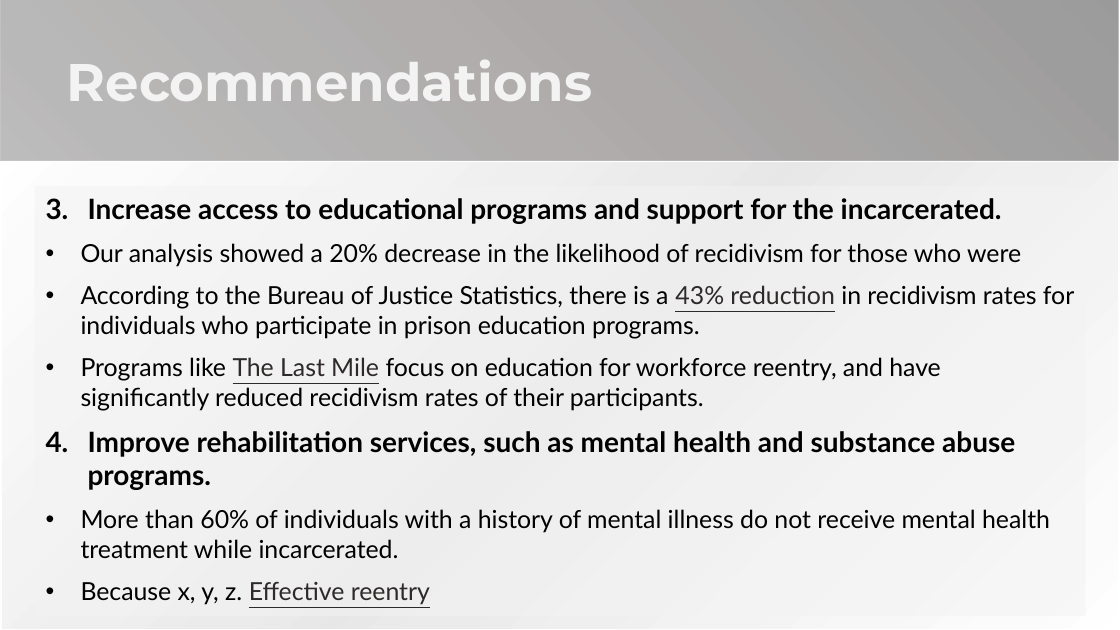
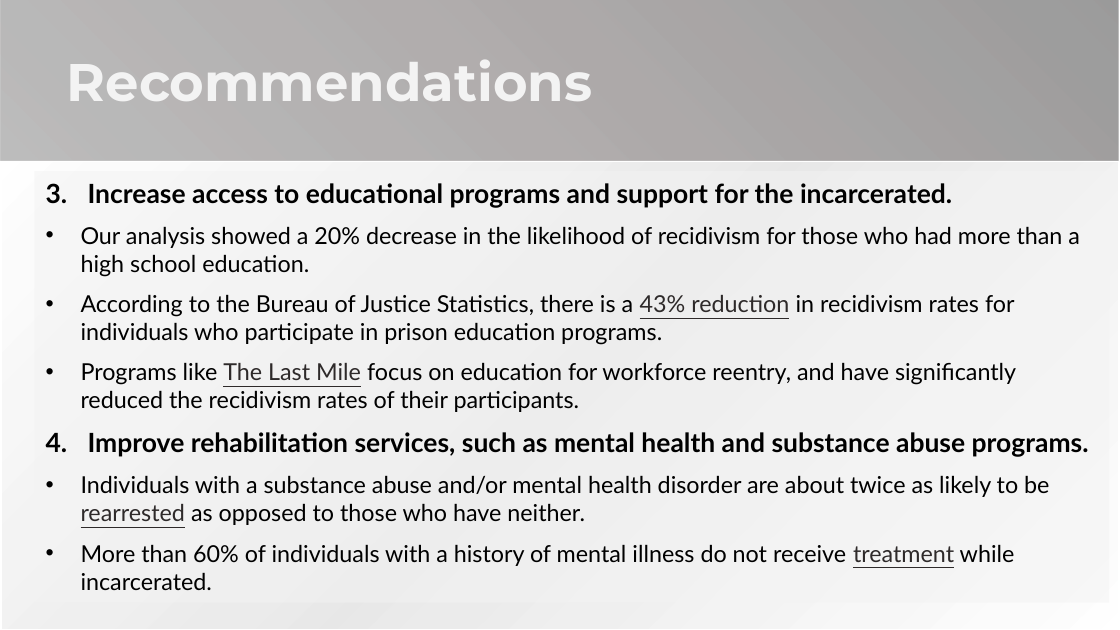
Before and after one commit to ga-dsi-822-group4/recidivism, a slide deck: slide 21 of presentation/Recidivism.pptx. Drawn at 1120x630 pixels with LibreOffice and Linux fonts; fonts in the diff are those of the drawing; background and template pictures are left out. Boxes give left, top, right and bottom in pixels: in the first picture for what was removed or moved away, otherwise in the second. Text is boxed around its words. In the diff, an @@ line names an element or a change of style, - is before the commit and + after.

Commit message:
Presentation Updates

```diff
--- a/presentation/Recidivism.pptx
+++ b/presentation/Recidivism.pptx
@@ text "Increase access to educational programs ...": place and size @@
-text "Increase access to educational programs ..." at box(81, 198, 1074, 605)
+text "Increase access to educational programs ..." at box(81, 183, 1089, 590)
@@ text at box(81, 183, 1089, 457): size 18 to 17 pt in "Increase access to educational programs and support ...", "Improve rehabilitation services, such as mental health ..."; size 16 to 15 pt in "According to the Bureau of Justice Statistics, ..." @@
@@ text at box(81, 226, 1080, 277): text changed; size 16 to 15 pt @@
-• Our analysis showed a 20% decrease in the likelihood of recidivism for those who were
+• Our analysis showed a 20% decrease in the likelihood of recidivism for those who had more than a high school education.
@@ text at box(81, 362, 1016, 412): text changed; size 16 to 15 pt @@
-• Programs like The Last Mile focus on education for workforce reentry, and have significantly reduced recidivism rates of their participants.
+• Programs like The Last Mile focus on education for workforce reentry, and have significantly reduced the recidivism rates of their participants.
@@ text at box(81, 475, 1049, 590): text changed; size 16 to 15 pt @@
-• More than 60% of individuals with a history of mental illness do not receive mental health treatment while incarcerated.
-• Because x, y, z. Effective reentry
+• Individuals with a substance abuse and/or mental health disorder are about twice as likely to be rearrested as opposed to those who have neither.
+• More than 60% of individuals with a history of mental illness do not receive treatment while incarcerated.
```
Also in this commit, not shown: 4 other slides changed, 1 slide added, 1 slide removed, 1 other file.
